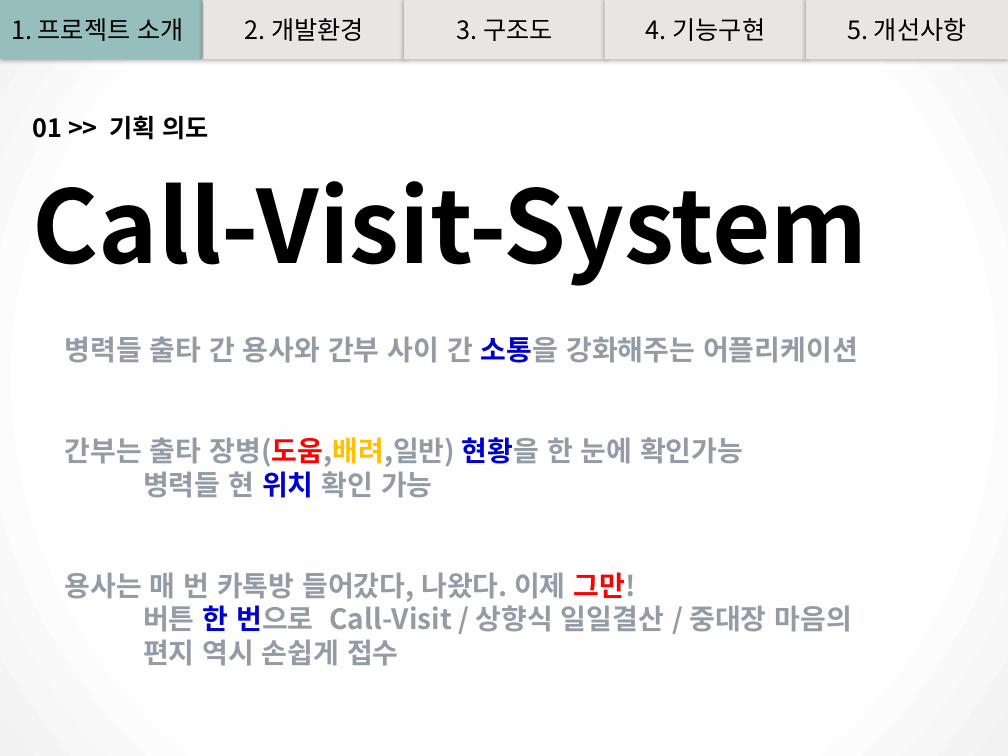
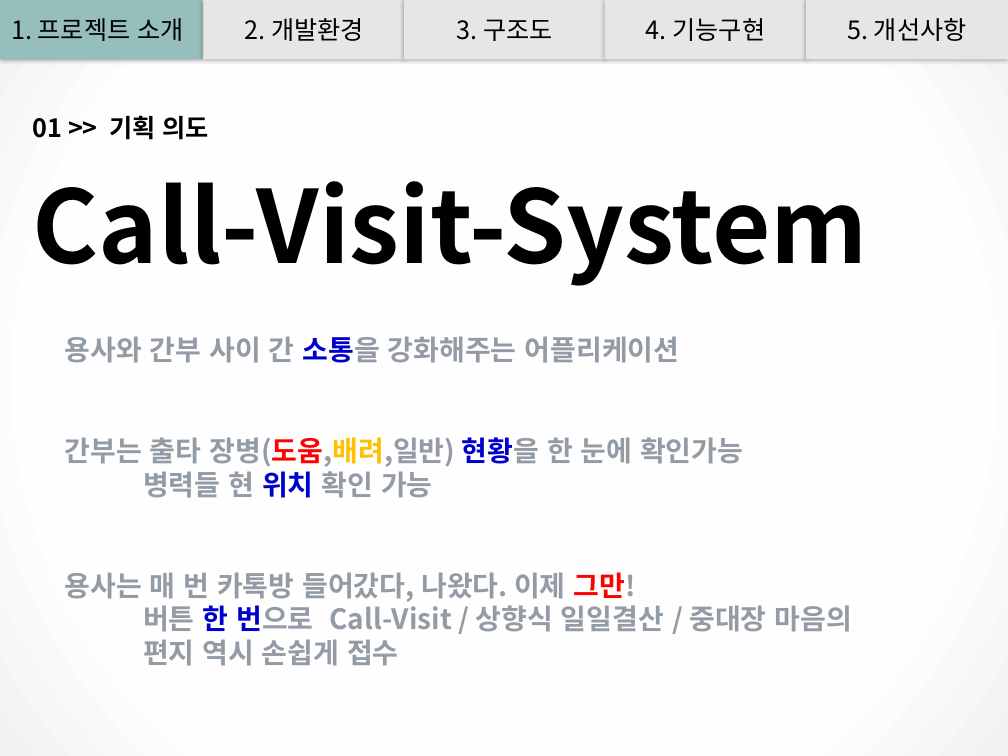
Before and after one commit to Sue-JaeHyun/APP_Call-Visit-System_Solo, a slide deck: slide 3 of APP_Call-Visit-System_Solo.pptx. Drawn at 1008x756 pixels with LibreOffice and Linux fonts; fonts in the diff are those of the drawing. Boxes give left, top, right and bottom in pixels: in the first picture for what was removed or moved away, otherwise in the second. Text is boxed around its words. In the diff, an @@ line names an element or a change of style, - is before the commit and + after.

```diff
--- a/APP_Call-Visit-System_Solo.pptx
+++ b/APP_Call-Visit-System_Solo.pptx
@@ text at [65, 336, 680, 363]: text changed @@
-병력들 출타 간 용사와 간부 사이 간 소통을 강화해주는 어플리케이션
+용사와 간부 사이 간 소통을 강화해주는 어플리케이션
```
Also in this commit, not shown: 2 other slides changed.
